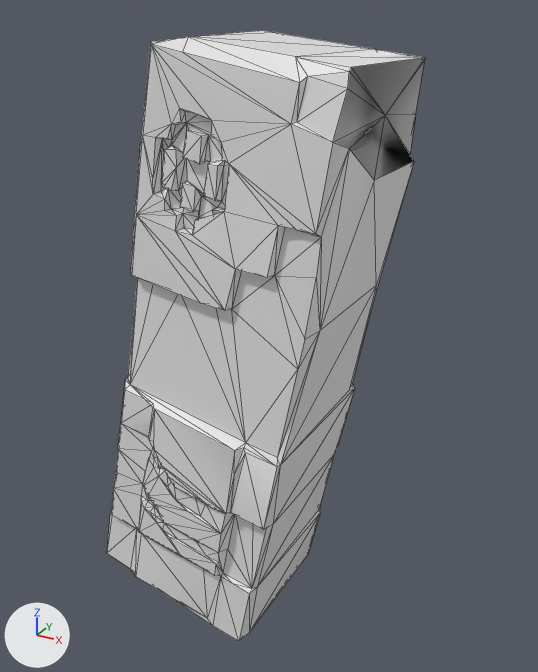
The OBJ model src/main/resources/assets/kn8/meshes/narumi/arm_left.obj: old version first, new version second.
The view is the same before and after, from a 50 mm camera at (0.063, -0.616, 1.352) aimed at (-0.282, 0.012, 1.038). Every picture has the same lights, and +X, +Y and +Z are marked at lower left. The picture after the commit comes second. Mesh edges are drawn as thin lines. Where no turn or scale is listed for an object, it has been applied to the vertices. Vertices at exactly the same position are counted once.

Names of what the first picture shows: 'arm_left'.
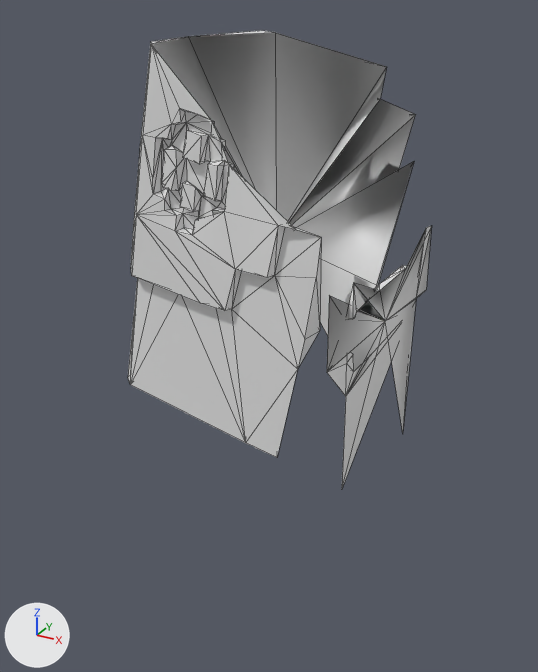
Boxes (x1, y1, x2, y2) around the edits, measured in the pictures (538 x 672 px):
'arm_left', reshaped (25% shorter)
    before: (107, 30, 425, 641)
    after: (128, 30, 432, 488)
part 1 of me_arm_left, added
    after: (327, 225, 432, 488)
part 2 of me_arm_left, cut back
    before: (107, 33, 425, 641)
    after: (152, 33, 416, 336)

The change in detail:
me_arm_left is used by ob_arm_left; location (0.0, 0.0, 0.0).
me_arm_left had 545 vertices, 1086 faces and spanned x -0.446..-0.157, y -0.104..0.09, z 0.717..1.332.
me_arm_left now has 333 vertices, 658 faces and spans x -0.395..-0.147, y -0.117..0.111, z 0.921..1.332.
me_arm_left part 1: a new loose piece of 34 vertices spanning x -0.16..-0.147, y -0.117..0.111, z 0.921..1.153.
Part 2, on me_arm_left:
247 vertices are removed from x -0.446..-0.157, y -0.104..0.09, z 0.717..1.32.
517 faces are deleted.
1 vertex is added at (-0.257, -0.017, 1.154).
25 new faces join them.
